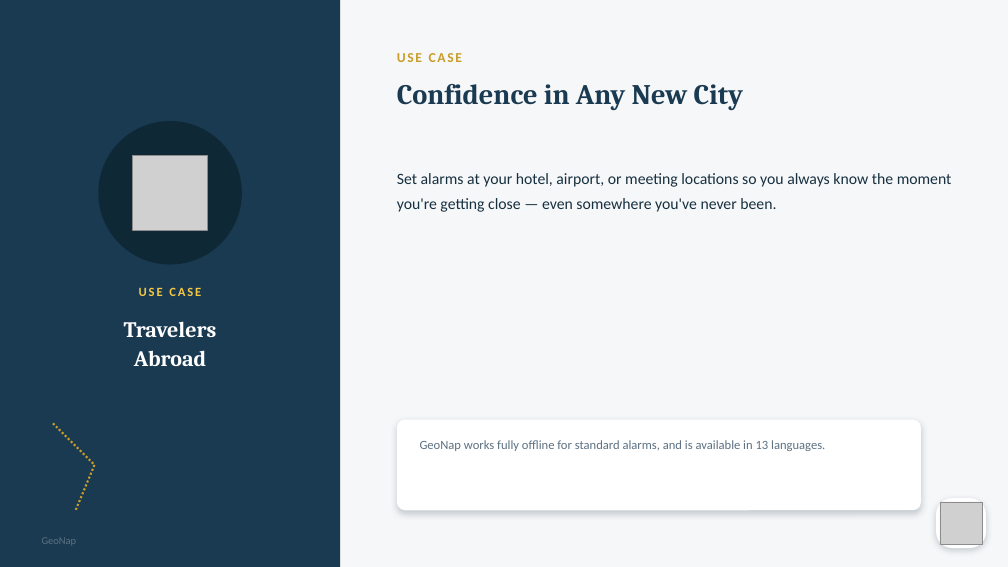
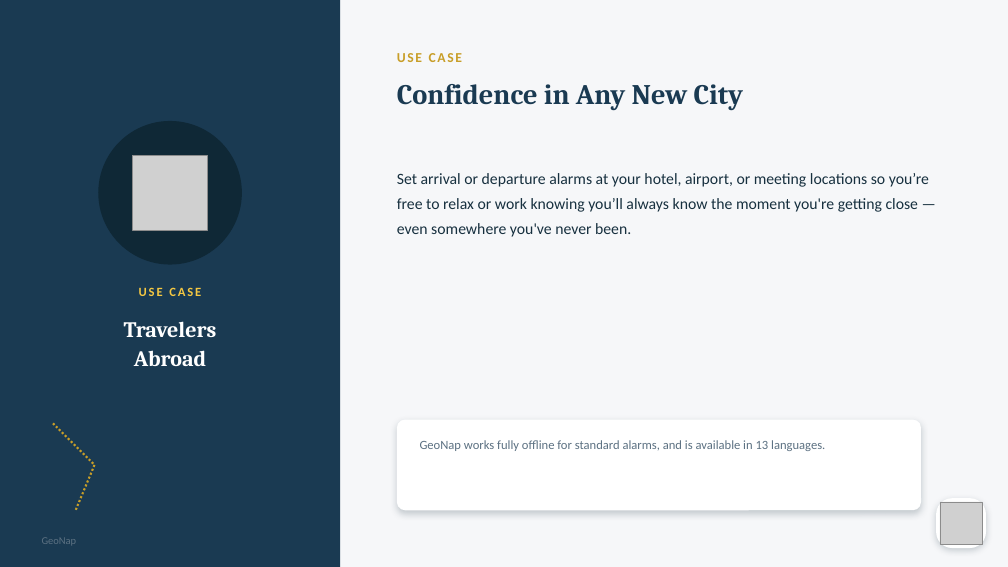
Before and after one commit to rmbartis/GeoNap, a slide deck: slide 11 of docs/GeoNap Presentations/GeoNap_Marketing_Deck.pptx. Drawn at 1008x567 pixels with LibreOffice and Linux fonts; fonts in the diff are those of the drawing; grey boxes stand for pictures. Boxes give left, top, right and bottom in pixels: in the first picture for what was removed or moved away, otherwise in the second. Text is boxed around its words. In the diff, an @@ line names an element or a change of style, - is before the commit and + after.

```diff
--- a/docs/GeoNap Presentations/GeoNap_Marketing_Deck.pptx
+++ b/docs/GeoNap Presentations/GeoNap_Marketing_Deck.pptx
@@ text at <box>397,173,929,237</box>: text changed @@
-Set alarms at your hotel, airport, or meeting locations so you always know the moment you're getting close — even somewhere you've never been.
+Set arrival or departure alarms at your hotel, airport, or meeting locations so you’re free to relax or work knowing you’ll always know the moment you're getting close — even somewhere you've never been.
```
Also in this commit, not shown: 3 other slides changed, 3 other files.
